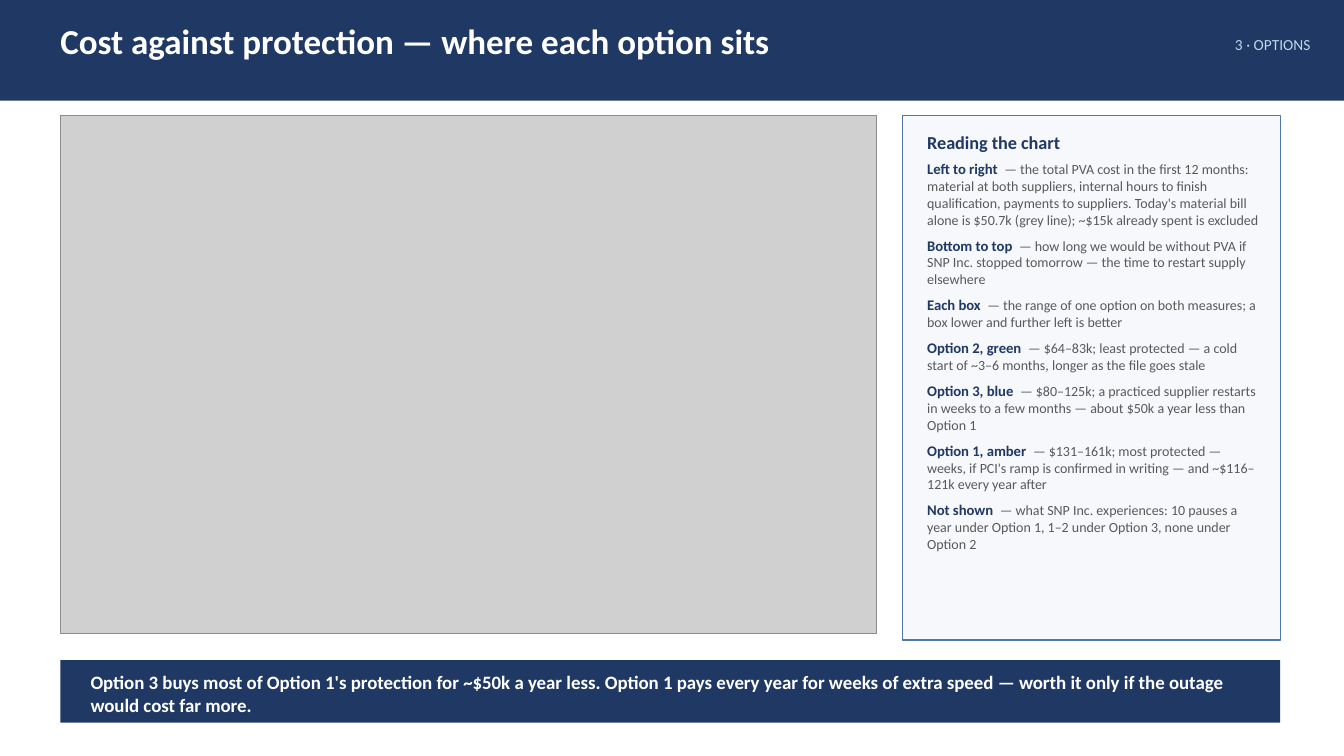
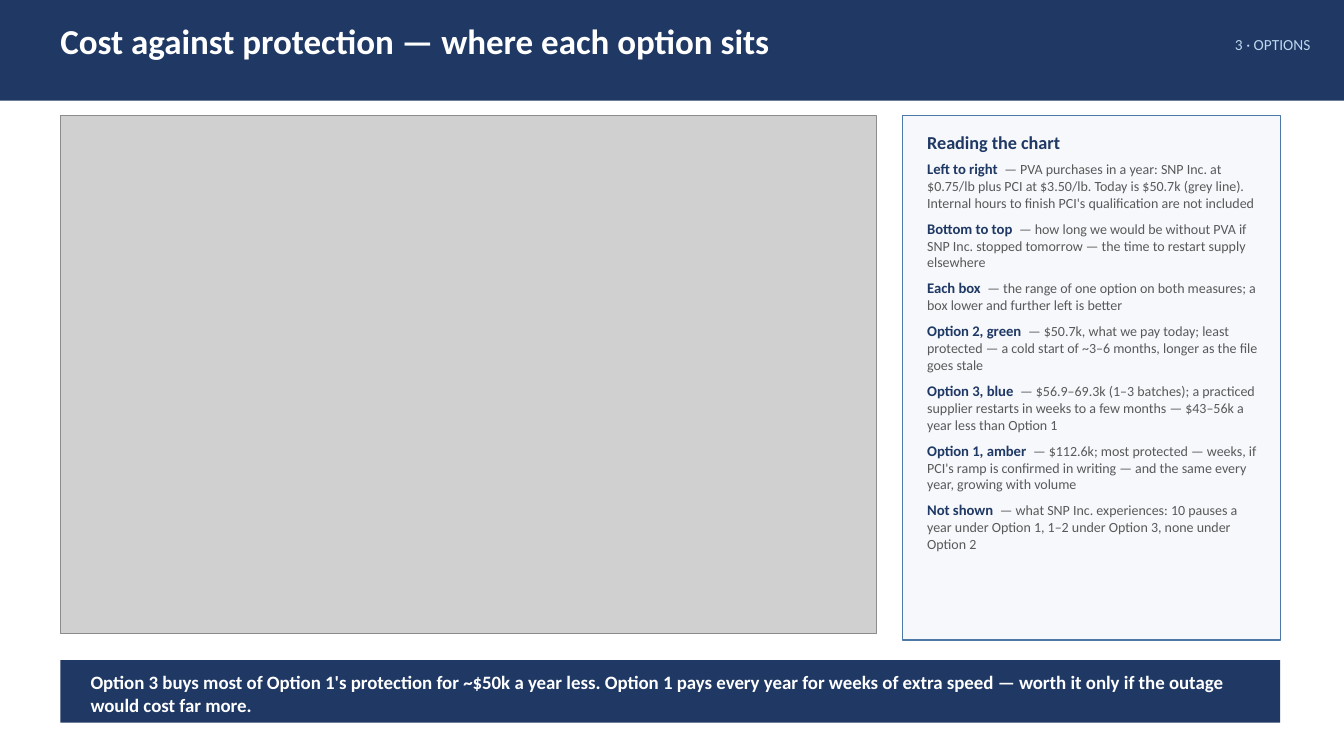
Before and after one commit to naviero1/Claude-Works, a slide deck: slide 6 of PVA second supplier initiative/PVA_Second_Supplier_Leadership_Deck.pptx. Drawn at 1344x756 pixels with LibreOffice and Linux fonts; fonts in the diff are those of the drawing; grey boxes stand for pictures. Boxes give left, top, right and bottom in pixels: in the first picture for what was removed or moved away, otherwise in the second. Text is boxed around its words. In the diff, an @@ line names an element or a change of style, - is before the commit and + after.

```diff
--- a/PVA second supplier initiative/PVA_Second_Supplier_Leadership_Deck.pptx
+++ b/PVA second supplier initiative/PVA_Second_Supplier_Leadership_Deck.pptx
@@ text at (x1=927, y1=163, x2=1255, y2=210): text changed @@
-Left to right — the total PVA cost in the first 12 months: material at both suppliers, internal hours to finish qualification, payments to suppliers. Today's material bill alone is $50.7k (grey line); ~$15k already spent is excluded
+Left to right — PVA purchases in a year: SNP Inc. at $0.75/lb plus PCI at $3.50/lb. Today is $50.7k (grey line). Internal hours to finish PCI's qualification are not included
@@ text at (x1=927, y1=325, x2=1258, y2=492): text changed @@
-Option 2, green — $64–83k; least protected — a cold start of ~3–6 months, longer as the file goes stale
-Option 3, blue — $80–125k; a practiced supplier restarts in weeks to a few months — about $50k a year less than Option 1
-Option 1, amber — $131–161k; most protected — weeks, if PCI's ramp is confirmed in writing — and ~$116–121k every year after
+Option 2, green — $50.7k, what we pay today; least protected — a cold start of ~3–6 months, longer as the file goes stale
+Option 3, blue — $56.9–69.3k (1–3 batches); a practiced supplier restarts in weeks to a few months — $43–56k a year less than Option 1
+Option 1, amber — $112.6k; most protected — weeks, if PCI's ramp is confirmed in writing — and the same every year, growing with volume
```
Also in this commit, not shown: 2 other slides changed, 4 other files.
